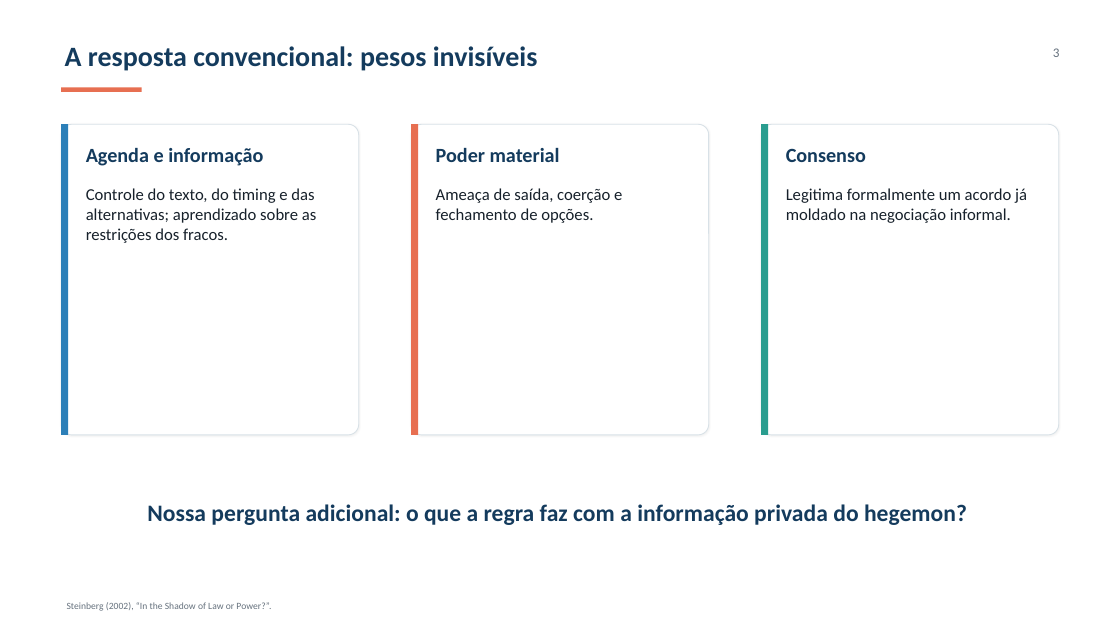
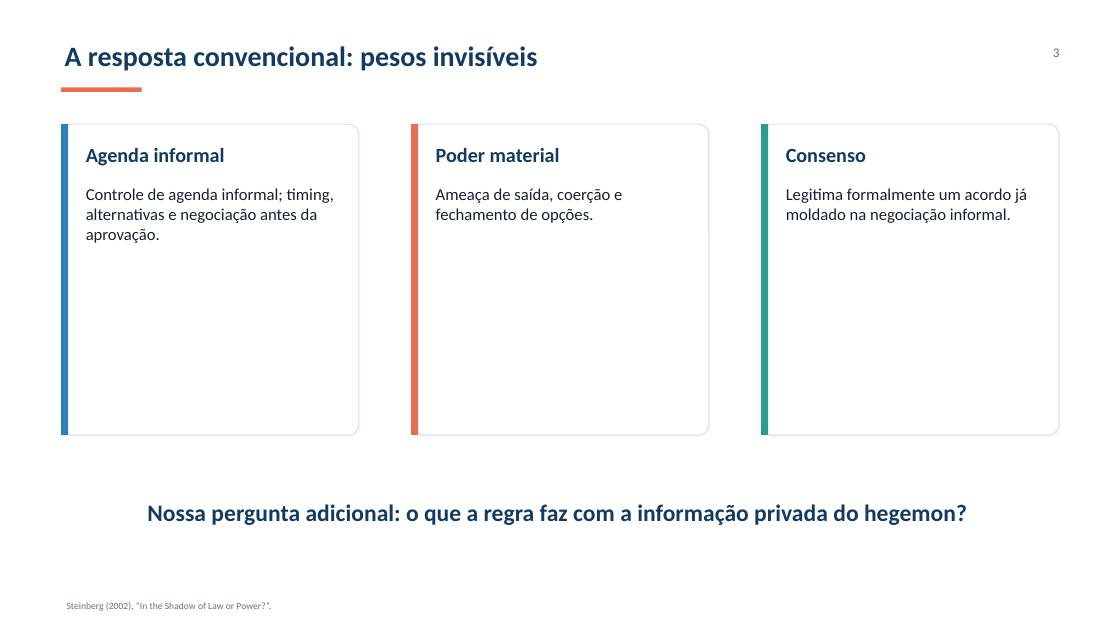
Before and after one commit to mgaldino/PowerBP-WTO, a slide deck: slide 3 of presentations/2026-08-30_agenda_information_seminar/seminario_agenda_informacao.pptx. Drawn at 1120x630 pixels with LibreOffice and Linux fonts; fonts in the diff are those of the drawing. Boxes give left, top, right and bottom in pixels: in the first picture for what was removed or moved away, otherwise in the second. Text is boxed around its words. In the diff, an @@ line names an element or a change of style, - is before the commit and + after.

```diff
--- a/presentations/2026-08-30_agenda_information_seminar/seminario_agenda_informacao.pptx
+++ b/presentations/2026-08-30_agenda_information_seminar/seminario_agenda_informacao.pptx
@@ text at <box>86,148,225,166</box>: text changed @@
-Agenda e informação
+Agenda informal
@@ text at <box>86,188,334,243</box>: text changed @@
-Controle do texto, do timing e das alternativas; aprendizado sobre as restrições dos fracos.
+Controle de agenda informal; timing, alternativas e negociação antes da aprovação.
```
Also in this commit, not shown: 1 other slide changed, 24 other files.
